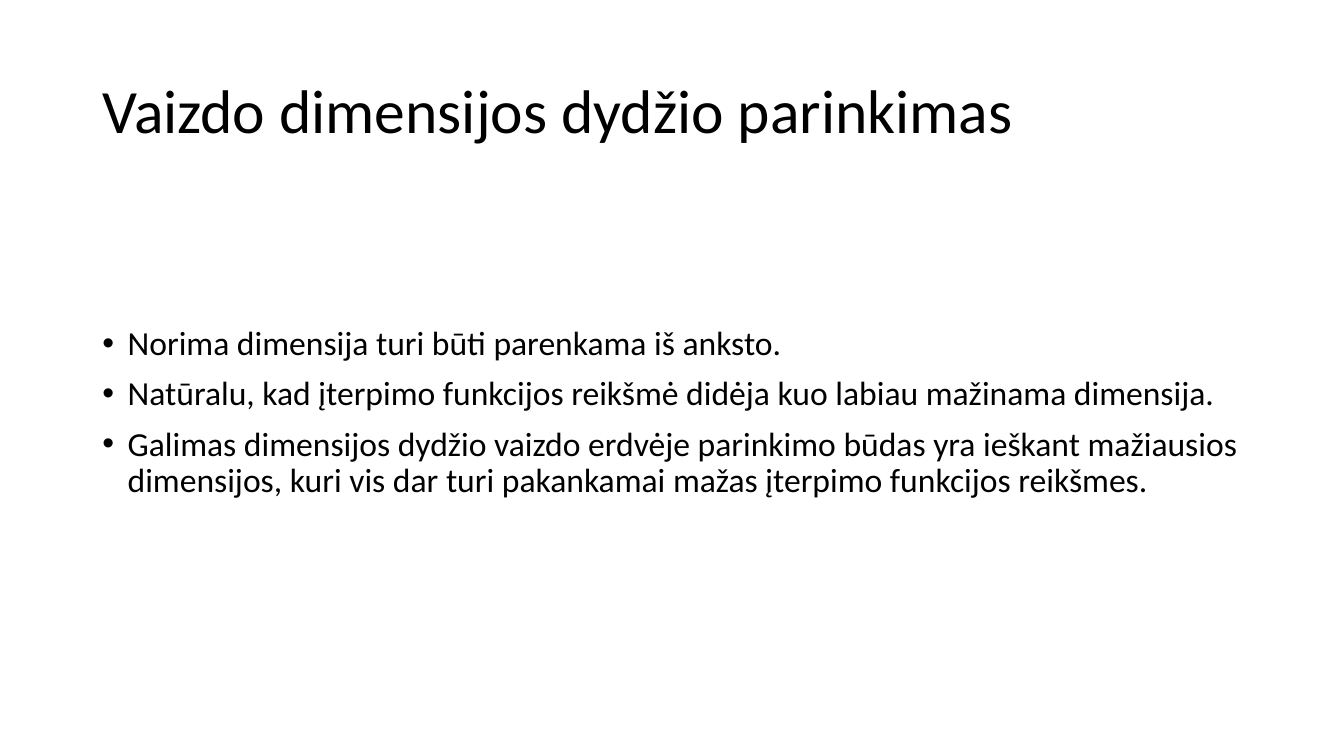
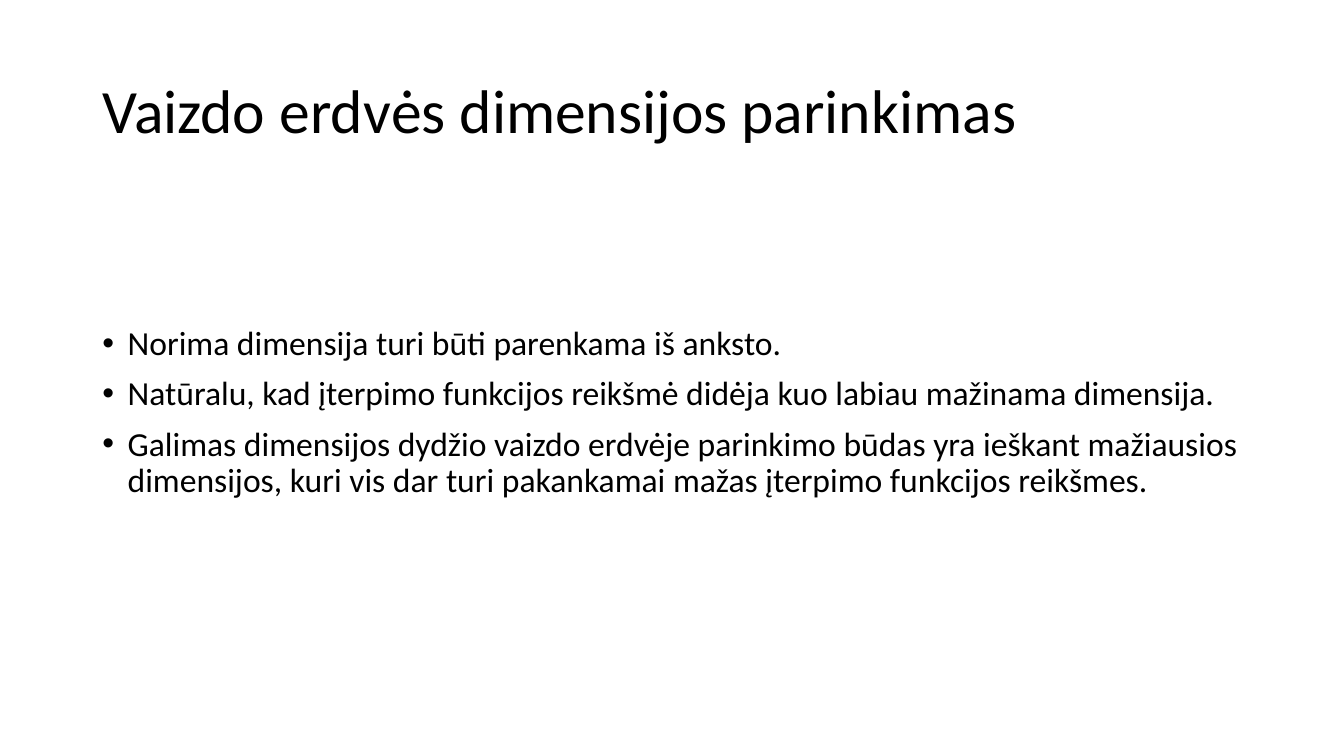
Before and after one commit to dovmar/PDVS, a slide deck: slide 21 of MDS/MDS_pristatymas.pptx. Drawn at 1344x756 pixels with LibreOffice and Linux fonts; fonts in the diff are those of the drawing. Boxes give left, top, right and bottom in pixels: in the first picture for what was removed or moved away, otherwise in the second. Text is boxed around its words. In the diff, an @@ line names an element or a change of style, - is before the commit and + after.

Commit message:
slides fix

```diff
--- a/MDS/MDS_pristatymas.pptx
+++ b/MDS/MDS_pristatymas.pptx
@@ title at (x1=102, y1=90, x2=1017, y2=144): text changed @@
-Vaizdo dimensijos dydžio parinkimas
+Vaizdo erdvės dimensijos parinkimas
```
Also in this commit, not shown: 2 other files.
